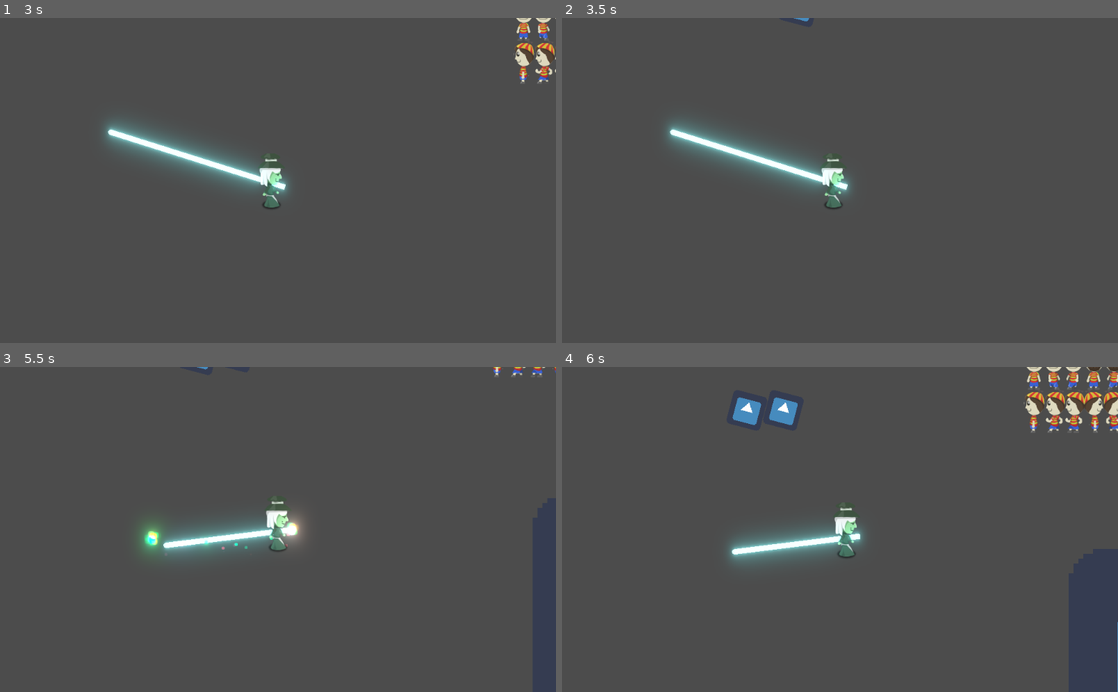
Above: before the commit, frames 1-4 (two rows, left to right).
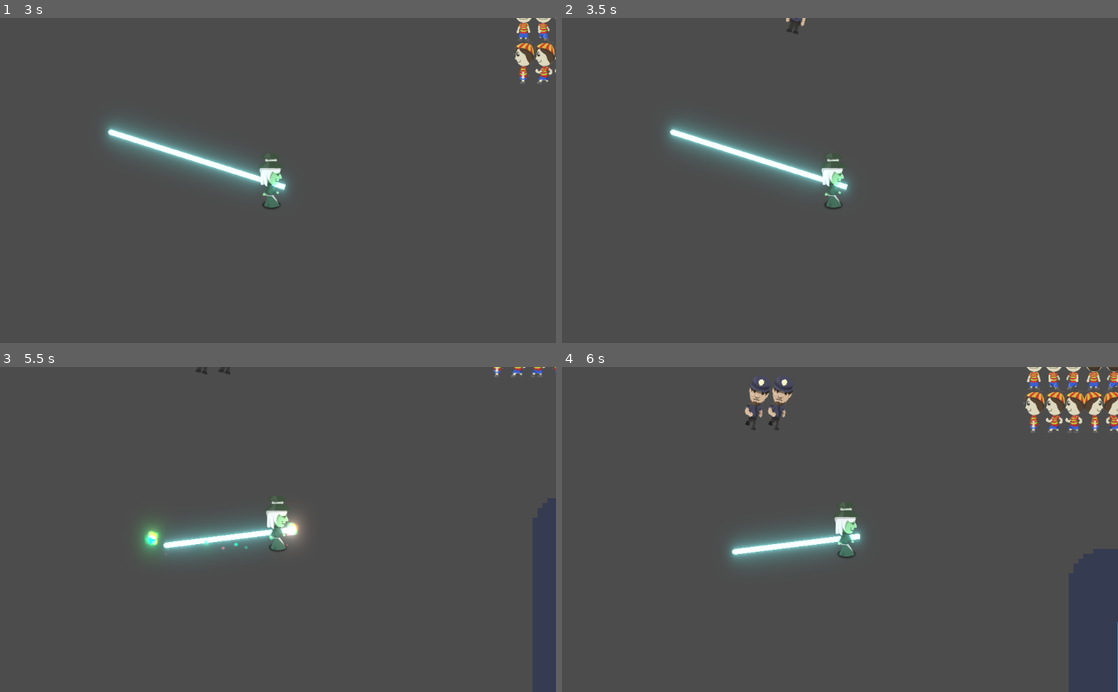
Above: after the commit, the same moments.

Repository: Jimmy-s-Test-Site/20210514_godot_wild
Game: Godot game, scene res://Scenes/World.tscn
Same seed, same stepped clock (60 frames per second), same inputs: the game is played once before the commit and once after it. This scene is started directly instead of the project's main scene. The engine's default icon, where the game draws it, is replaced by a stand-in: a white triangle on a blue panel in a dark square.
Inputs (mouse positions are in pixels of both pictures, inside the frame that each line leads up to):
- Up to frame 1 (3 s): move the mouse to (250, 245) at 0.52 s; hold W (move_up) 0.53-2.03 s; click (250, 245) at 0.6 s; move the mouse to (444, 229) at 1.27 s; click (444, 229) at 1.35 s; move the mouse to (111, 131) at 2.02 s; hold A (move_left) from 2.03 s (still down); click (111, 131) at 2.1 s; move the mouse to (305, 180) at 2.77 s; click (305, 180) at 2.85 s
- Up to frame 2 (3.5 s): keep holding A (move_left)
- Up to frame 3 (5.5 s): move the mouse to (194, 448) at 3.52 s; release A (move_left) at 3.53 s; hold S (move_down) 3.53-4.28 s; click (194, 448) at 3.6 s; move the mouse to (400, 513) at 4.27 s; hold D (move_right) 4.28-5.03 s; click (400, 513) at 4.35 s; move the mouse to (166, 545) at 5.02 s; hold W (move_up) from 5.03 s (still down); click (166, 545) at 5.1 s
- Up to frame 4 (6 s): move the mouse to (895, 458) at 5.77 s; release W (move_up) at 5.78 s; hold D (move_right) from 5.78 s (still down); click (895, 458) at 5.85 s

Frame 1 is identical in both runs. In frame 2, less than 0.1% of the frame differs, in the area x 40-45%, y 0-5%; in frame 3, less than 0.1%; in frame 4, 1.0%, in the area x 30-43%, y 2-20%.

Commit message:
added cop animation tree

Diff:
--- a/Developers/Julian/Cop/Cop.gd
+++ b/Developers/Julian/Cop/Cop.gd
@@ -67,13 +67,16 @@
 
 
 func animation_manager() -> void:
-	var horizontal_facing_direction = sign(self.target.x)
+	match self.state:
+		STATE.ROAM:
+			var facing_direction = self.position.direction_to(self.patrol_target)
+			$AnimationTree.set("parameters/Attack/blend_position", facing_direction)
+			$AnimationTree.set("parameters/Walk/blend_position", facing_direction)
 
-	match horizontal_facing_direction:
-		-1:
-			$Sprite.flip_h = true
-		1:
-			$Sprite.flip_h = false
+		STATE.CHASE:
+			var facing_direction = self.target
+			$AnimationTree.set("parameters/Attack/blend_position", facing_direction)
+			$AnimationTree.set("parameters/Walk/blend_position", facing_direction)
 
 
 # ------
--- a/Developers/Julian/Cop/Cop.tscn
+++ b/Developers/Julian/Cop/Cop.tscn
@@ -1,10 +1,10 @@
-[gd_scene load_steps=6 format=2]
-
-[ext_resource path="res://icon.png" type="Texture" id=1]
+[gd_scene load_steps=31 format=2]
+
+[ext_resource path="res://Art/Sprites/cop_spritesheet.png" type="Texture" id=1]
 [ext_resource path="res://Developers/Julian/Cop/Cop.gd" type="Script" id=2]
 
 [sub_resource type="RectangleShape2D" id=1]
-extents = Vector2( 32, 32 )
+extents = Vector2( 20, 50 )
 
 [sub_resource type="CircleShape2D" id=2]
 radius = 252.008
@@ -12,21 +12,246 @@
 [sub_resource type="CircleShape2D" id=3]
 radius = 108.227
 
+[sub_resource type="Animation" id=15]
+resource_name = "AttackDown"
+length = 0.1
+tracks/0/type = "value"
+tracks/0/path = NodePath("Sprite:frame")
+tracks/0/interp = 1
+tracks/0/loop_wrap = true
+tracks/0/imported = false
+tracks/0/enabled = true
+tracks/0/keys = {
+"times": PoolRealArray( 0 ),
+"transitions": PoolRealArray( 1 ),
+"update": 1,
+"values": [ 9 ]
+}
+
+[sub_resource type="Animation" id=16]
+resource_name = "AttackLeft"
+length = 0.1
+tracks/0/type = "value"
+tracks/0/path = NodePath("Sprite:frame")
+tracks/0/interp = 1
+tracks/0/loop_wrap = true
+tracks/0/imported = false
+tracks/0/enabled = true
+tracks/0/keys = {
+"times": PoolRealArray( 0 ),
+"transitions": PoolRealArray( 1 ),
+"update": 1,
+"values": [ 17 ]
+}
+
+[sub_resource type="Animation" id=17]
+resource_name = "AttackRight"
+length = 0.1
+tracks/0/type = "value"
+tracks/0/path = NodePath("Sprite:frame")
+tracks/0/interp = 1
+tracks/0/loop_wrap = true
+tracks/0/imported = false
+tracks/0/enabled = true
+tracks/0/keys = {
+"times": PoolRealArray( 0 ),
+"transitions": PoolRealArray( 1 ),
+"update": 1,
+"values": [ 21 ]
+}
+
+[sub_resource type="Animation" id=18]
+resource_name = "AttackUp"
+length = 0.1
+tracks/0/type = "value"
+tracks/0/path = NodePath("Sprite:frame")
+tracks/0/interp = 1
+tracks/0/loop_wrap = true
+tracks/0/imported = false
+tracks/0/enabled = true
+tracks/0/keys = {
+"times": PoolRealArray( 0 ),
+"transitions": PoolRealArray( 1 ),
+"update": 1,
+"values": [ 13 ]
+}
+
+[sub_resource type="Animation" id=19]
+resource_name = "Transform"
+length = 0.7
+tracks/0/type = "value"
+tracks/0/path = NodePath("Sprite:frame")
+tracks/0/interp = 1
+tracks/0/loop_wrap = true
+tracks/0/imported = false
+tracks/0/enabled = true
+tracks/0/keys = {
+"times": PoolRealArray( 0, 0.1, 0.2, 0.3, 0.4, 0.5, 0.6 ),
+"transitions": PoolRealArray( 1, 1, 1, 1, 1, 1, 1 ),
+"update": 1,
+"values": [ 0, 1, 2, 3, 4, 5, 6 ]
+}
+
+[sub_resource type="Animation" id=5]
+resource_name = "WalkDown"
+length = 0.4
+loop = true
+tracks/0/type = "value"
+tracks/0/path = NodePath("Sprite:frame")
+tracks/0/interp = 1
+tracks/0/loop_wrap = true
+tracks/0/imported = false
+tracks/0/enabled = true
+tracks/0/keys = {
+"times": PoolRealArray( 0, 0.1, 0.2, 0.3 ),
+"transitions": PoolRealArray( 1, 1, 1, 1 ),
+"update": 1,
+"values": [ 10, 8, 11, 8 ]
+}
+
+[sub_resource type="Animation" id=6]
+resource_name = "WalkLeft"
+length = 0.4
+loop = true
+tracks/0/type = "value"
+tracks/0/path = NodePath("Sprite:frame")
+tracks/0/interp = 1
+tracks/0/loop_wrap = true
+tracks/0/imported = false
+tracks/0/enabled = true
+tracks/0/keys = {
+"times": PoolRealArray( 0, 0.1, 0.2, 0.3 ),
+"transitions": PoolRealArray( 1, 1, 1, 1 ),
+"update": 1,
+"values": [ 19, 16, 18, 16 ]
+}
+
+[sub_resource type="Animation" id=4]
+resource_name = "WalkRight"
+length = 0.4
+loop = true
+tracks/0/type = "value"
+tracks/0/path = NodePath("Sprite:frame")
+tracks/0/interp = 1
+tracks/0/loop_wrap = true
+tracks/0/imported = false
+tracks/0/enabled = true
+tracks/0/keys = {
+"times": PoolRealArray( 0, 0.1, 0.2, 0.3 ),
+"transitions": PoolRealArray( 1, 1, 1, 1 ),
+"update": 1,
+"values": [ 22, 20, 23, 20 ]
+}
+
+[sub_resource type="Animation" id=7]
+resource_name = "WalkUp"
+length = 0.4
+loop = true
+tracks/0/type = "value"
+tracks/0/path = NodePath("Sprite:frame")
+tracks/0/interp = 1
+tracks/0/loop_wrap = true
+tracks/0/imported = false
+tracks/0/enabled = true
+tracks/0/keys = {
+"times": PoolRealArray( 0, 0.1, 0.2, 0.3 ),
+"transitions": PoolRealArray( 1, 1, 1, 1 ),
+"update": 1,
+"values": [ 14, 12, 15, 12 ]
+}
+
+[sub_resource type="AnimationNodeAnimation" id=20]
+animation = "AttackDown"
+
+[sub_resource type="AnimationNodeAnimation" id=21]
+animation = "AttackRight"
+
+[sub_resource type="AnimationNodeAnimation" id=22]
+animation = "AttackUp"
+
+[sub_resource type="AnimationNodeAnimation" id=23]
+animation = "AttackLeft"
+
+[sub_resource type="AnimationNodeBlendSpace2D" id=24]
+blend_point_0/node = SubResource( 20 )
+blend_point_0/pos = Vector2( 0, 1 )
+blend_point_1/node = SubResource( 21 )
+blend_point_1/pos = Vector2( 1, 0 )
+blend_point_2/node = SubResource( 22 )
+blend_point_2/pos = Vector2( 0, -1 )
+blend_point_3/node = SubResource( 23 )
+blend_point_3/pos = Vector2( -1, 0 )
+blend_mode = 1
+
+[sub_resource type="AnimationNodeAnimation" id=25]
+animation = "Transform"
+
+[sub_resource type="AnimationNodeAnimation" id=8]
+animation = "WalkUp"
+
+[sub_resource type="AnimationNodeAnimation" id=9]
+animation = "WalkDown"
+
+[sub_resource type="AnimationNodeAnimation" id=10]
+animation = "WalkRight"
+
+[sub_resource type="AnimationNodeAnimation" id=11]
+animation = "WalkLeft"
+
+[sub_resource type="AnimationNodeBlendSpace2D" id=12]
+blend_point_0/node = SubResource( 8 )
+blend_point_0/pos = Vector2( 0, -1 )
+blend_point_1/node = SubResource( 9 )
+blend_point_1/pos = Vector2( 0, 1 )
+blend_point_2/node = SubResource( 10 )
+blend_point_2/pos = Vector2( 1, 0 )
+blend_point_3/node = SubResource( 11 )
+blend_point_3/pos = Vector2( -1, 0 )
+blend_mode = 1
+
+[sub_resource type="AnimationNodeStateMachineTransition" id=26]
+
+[sub_resource type="AnimationNodeStateMachineTransition" id=27]
+
+[sub_resource type="AnimationNodeStateMachineTransition" id=28]
+switch_mode = 2
+auto_advance = true
+
+[sub_resource type="AnimationNodeStateMachine" id=13]
+states/Attack/node = SubResource( 24 )
+states/Attack/position = Vector2( 549, 115 )
+states/Transform/node = SubResource( 25 )
+states/Transform/position = Vector2( 311, 227 )
+states/Walk/node = SubResource( 12 )
+states/Walk/position = Vector2( 311, 115 )
+transitions = [ "Walk", "Attack", SubResource( 26 ), "Walk", "Transform", SubResource( 27 ), "Attack", "Walk", SubResource( 28 ) ]
+start_node = "Walk"
+end_node = "Transform"
+
+[sub_resource type="AnimationNodeStateMachinePlayback" id=14]
+
 [node name="Cop" type="KinematicBody2D"]
 script = ExtResource( 2 )
 
 [node name="Sprite" type="Sprite" parent="."]
 texture = ExtResource( 1 )
+vframes = 3
+hframes = 8
+frame = 11
+region_rect = Rect2( 0, 0, 304, 300 )
 
 [node name="CollisionShape2D" type="CollisionShape2D" parent="."]
+visible = false
 shape = SubResource( 1 )
 
 [node name="VisionArea2D" type="Area2D" parent="."]
+visible = false
 
 [node name="CollisionShape2D" type="CollisionShape2D" parent="VisionArea2D"]
 shape = SubResource( 2 )
 
 [node name="AttackArea2D" type="Area2D" parent="."]
+visible = false
 
 [node name="CollisionShape2D" type="CollisionShape2D" parent="AttackArea2D"]
 shape = SubResource( 3 )
@@ -42,6 +267,26 @@
 
 [node name="StunTimer" type="Timer" parent="."]
 one_shot = true
+
+[node name="AnimationPlayer" type="AnimationPlayer" parent="."]
+playback_speed = 0.5
+anims/AttackDown = SubResource( 15 )
+anims/AttackLeft = SubResource( 16 )
+anims/AttackRight = SubResource( 17 )
+anims/AttackUp = SubResource( 18 )
+anims/Transform = SubResource( 19 )
+anims/WalkDown = SubResource( 5 )
+anims/WalkLeft = SubResource( 6 )
+anims/WalkRight = SubResource( 4 )
+anims/WalkUp = SubResource( 7 )
+
+[node name="AnimationTree" type="AnimationTree" parent="."]
+tree_root = SubResource( 13 )
+anim_player = NodePath("../AnimationPlayer")
+active = true
+parameters/playback = SubResource( 14 )
+parameters/Attack/blend_position = Vector2( 0, 0 )
+parameters/Walk/blend_position = Vector2( 0.0113269, 0.830508 )
 [connection signal="body_entered" from="VisionArea2D" to="." method="_on_Area2D_body_entered"]
 [connection signal="body_exited" from="VisionArea2D" to="." method="_on_Area2D_body_exited"]
 [connection signal="body_entered" from="AttackArea2D" to="." method="_on_AttackArea2D_body_entered"]
